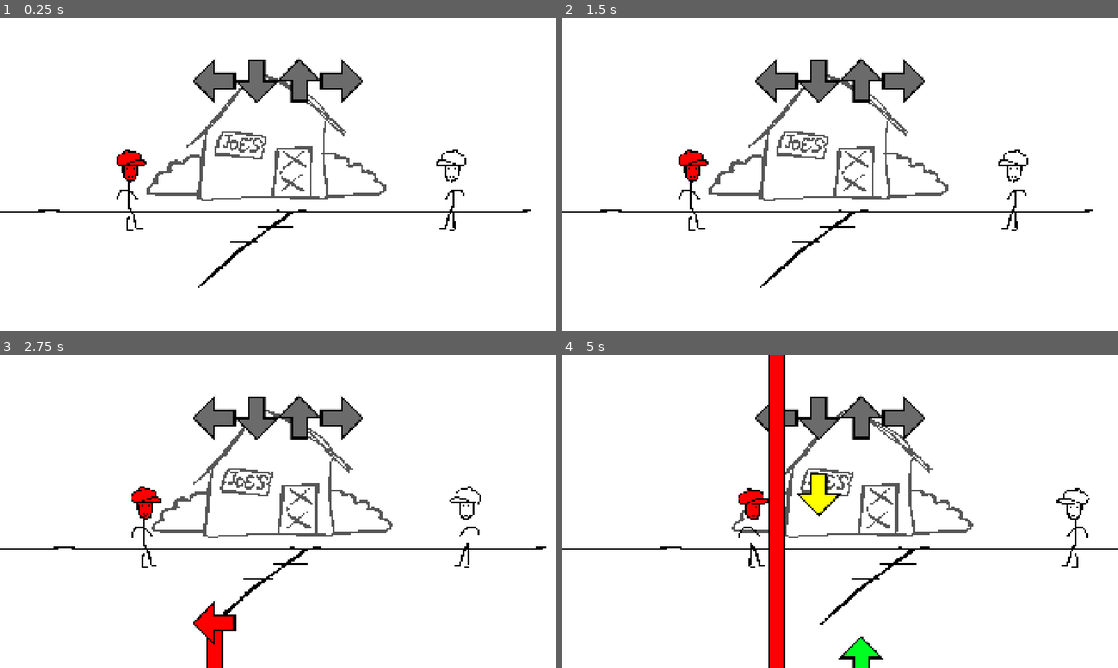
Above: before the commit, frames 1-4 (two rows, left to right).
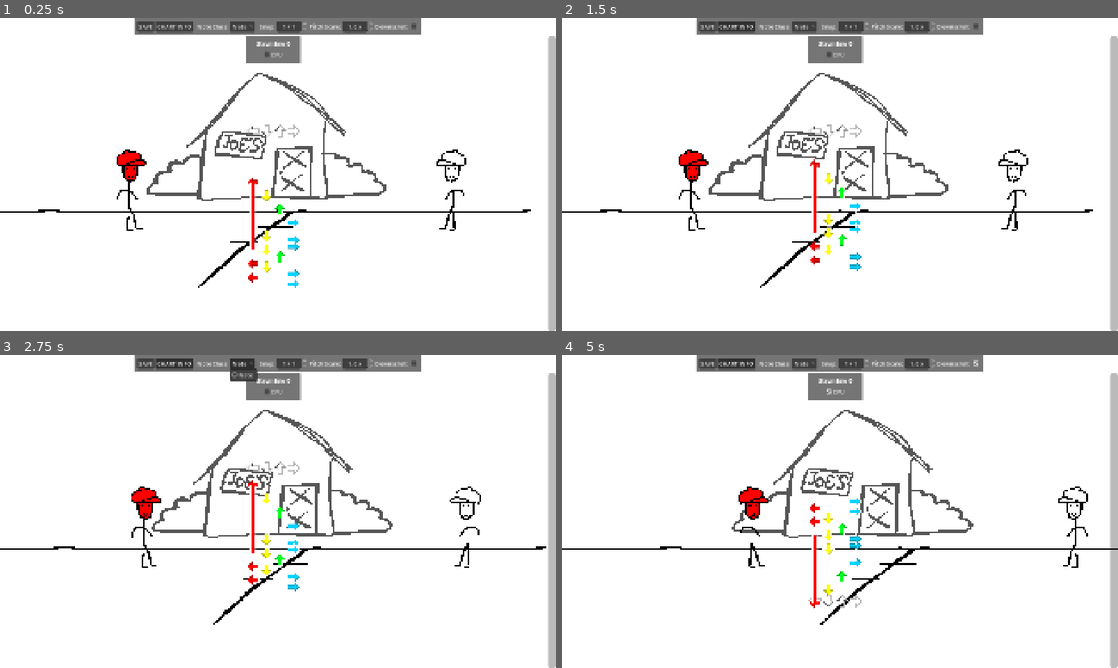
Above: after the commit, the same moments.

Repository: B3GD/b3gd
Game: Godot game, scene res://songs/test/song.tscn
Two runs of this game, one before a commit and one after it. Both use one fixed random seed, a clock stepped at 60 frames per second and the inputs below. The project has no main scene, so this scene is started directly. Sound files missing from this copy of the repository are replaced by a short silence.
Inputs (mouse positions are in pixels of both pictures, inside the frame that each line leads up to):
- Up to frame 1 (0.25 s): no input
- Up to frame 2 (1.5 s): click (706, 27) at 0.5 s, where only the run after the commit has a clickable "SAVE"; click (734, 27) at 1.25 s, where only the run after the commit has a clickable "CHART INFO"
- Up to frame 3 (2.75 s): click (244, 364) at 2 s, where only the run after the commit has a clickable "Note"
- Up to frame 4 (5 s): click (973, 364) at 2.77 s; click (834, 392) at 3.5 s, where only the run after the commit has a clickable "CPU"; hold Up (editor_time_up) from 4.28 s (still down)

The runs differ from the first frame. In frame 1, 7.6% of the frame differs, in the area x 24-100%, y 0-100%; in frame 2, 7.6%; in frame 3, 8.5%; in frame 4, 11%.

Commit message:
some bull

Diff:
--- a/b3gd/chart_editor/chart_scrubber.gd
+++ b/b3gd/chart_editor/chart_scrubber.gd
@@ -5,6 +5,8 @@
 func _input(event: InputEvent) -> void:
 	var step = 1
 	if event.is_action_pressed("editor_time_up"):
+		step *= -1
+	if %EditorDownscroll.button_pressed:
 		step *= -1
 	if event.is_action_pressed("editor_time_down") or event.is_action_pressed("editor_time_up"):
 		var beat = song_audio_player.song_progress_beats
--- a/b3gd/chart_player/chart_player.tscn
+++ b/b3gd/chart_player/chart_player.tscn
@@ -11,12 +11,20 @@
 [ext_resource type="Script" uid="uid://bctudmv5p4heo" path="res://b3gd/chart_player/note_renderers/gridrenderer/noteskingriddata.gd" id="8_rbo3x"]
 [ext_resource type="Script" uid="uid://m5sbxr0i4jp1" path="res://b3gd/chart_player/chart_data_editor.gd" id="10_darji"]
 [ext_resource type="Script" uid="uid://cn613y6nswe4m" path="res://b3gd/chart_editor/chart_scrubber.gd" id="10_wento"]
+[ext_resource type="Script" uid="uid://cj632xxpc60ub" path="res://b3gd/chart_player/note_renderers/control_renderer.gd" id="12_n4u7r"]
+[ext_resource type="Texture2D" uid="uid://bdkks2vfqiwwd" path="res://b3gd/chart_editor/notes.png" id="13_yao2k"]
 
 [sub_resource type="Resource" id="Resource_eb4vn"]
 script = ExtResource("8_rbo3x")
 metadata/_custom_type_script = "uid://bctudmv5p4heo"
 
 [sub_resource type="Environment" id="Environment_v3b1e"]
+
+[sub_resource type="FontVariation" id="FontVariation_darji"]
+variation_embolden = 0.75
+
+[sub_resource type="LabelSettings" id="LabelSettings_n4u7r"]
+font = SubResource("FontVariation_darji")
 
 [node name="ChartPlayer" type="Node" unique_id=192656738 groups=["ChartSource"]]
 script = ExtResource("1_5icij")
@@ -45,6 +53,7 @@
 [node name="StatusHandler" type="Node" parent="." unique_id=1058364644]
 
 [node name="UI" type="CanvasLayer" parent="." unique_id=2126257445]
+visible = false
 
 [node name="Strumlines" type="SubViewportContainer" parent="UI" unique_id=1338891566]
 anchors_preset = 15
@@ -59,7 +68,7 @@
 handle_input_locally = false
 anisotropic_filtering_level = 0
 size = Vector2i(1920, 1080)
-render_target_update_mode = 4
+render_target_update_mode = 0
 
 [node name="StrumlineRenderer" type="MeshInstance3D" parent="UI/Strumlines/SubViewport" unique_id=2002107423]
 transform = Transform3D(0.14999999, 0, 0, 0, 0.14999998, 0, 0, 0, 0.14999999, 0, 0.29894063, 0)
@@ -91,13 +100,165 @@
 [node name="SongScrubber" type="Node" parent="EditorTools" unique_id=53443620]
 script = ExtResource("10_wento")
 
-[node name="ChartUI" type="Control" parent="EditorTools" unique_id=1302634853]
-layout_mode = 3
+[node name="EditorUI" type="CanvasLayer" parent="EditorTools" unique_id=394825533]
+layer = 255
+
+[node name="VBoxContainer" type="VBoxContainer" parent="EditorTools/EditorUI" unique_id=1060376818]
 anchors_preset = 15
 anchor_right = 1.0
 anchor_bottom = 1.0
+offset_right = -384.00012
+offset_bottom = -216.00006
 grow_horizontal = 2
 grow_vertical = 2
+scale = Vector2(1.25, 1.25)
+focus_behavior_recursive = 1
+
+[node name="TopBar" type="PanelContainer" parent="EditorTools/EditorUI/VBoxContainer" unique_id=188356539]
+layout_mode = 2
+size_flags_horizontal = 4
+
+[node name="TopBarMargin" type="MarginContainer" parent="EditorTools/EditorUI/VBoxContainer/TopBar" unique_id=165015496]
+layout_mode = 2
+theme_override_constants/margin_left = 8
+theme_override_constants/margin_top = 8
+theme_override_constants/margin_right = 8
+theme_override_constants/margin_bottom = 8
+
+[node name="TopBarHBox" type="HBoxContainer" parent="EditorTools/EditorUI/VBoxContainer/TopBar/TopBarMargin" unique_id=1592651682]
+layout_mode = 2
+
+[node name="SaveButton" type="Button" parent="EditorTools/EditorUI/VBoxContainer/TopBar/TopBarMargin/TopBarHBox" unique_id=55421679]
+layout_mode = 2
+text = "SAVE"
+
+[node name="ChartInfoButton" type="Button" parent="EditorTools/EditorUI/VBoxContainer/TopBar/TopBarMargin/TopBarHBox" unique_id=1423952751]
+layout_mode = 2
+toggle_mode = true
+text = "CHART INFO"
+
+[node name="VSeparator" type="VSeparator" parent="EditorTools/EditorUI/VBoxContainer/TopBar/TopBarMargin/TopBarHBox" unique_id=268231637]
+layout_mode = 2
+
+[node name="NoteClassLabel" type="Label" parent="EditorTools/EditorUI/VBoxContainer/TopBar/TopBarMargin/TopBarHBox" unique_id=1176939312]
+layout_mode = 2
+text = "Note Class:"
+
+[node name="NoteTypeBox" type="OptionButton" parent="EditorTools/EditorUI/VBoxContainer/TopBar/TopBarMargin/TopBarHBox" unique_id=142868142]
+layout_mode = 2
+selected = 0
+item_count = 1
+popup/item_0/text = "Note"
+popup/item_0/id = 0
+
+[node name="SnapLabel" type="VSeparator" parent="EditorTools/EditorUI/VBoxContainer/TopBar/TopBarMargin/TopBarHBox" unique_id=1100823991]
+layout_mode = 2
+
+[node name="Snap" type="Label" parent="EditorTools/EditorUI/VBoxContainer/TopBar/TopBarMargin/TopBarHBox" unique_id=974579257]
+layout_mode = 2
+text = "Snap:"
+
+[node name="SnapBox" type="SpinBox" parent="EditorTools/EditorUI/VBoxContainer/TopBar/TopBarMargin/TopBarHBox" unique_id=1303999096]
+layout_mode = 2
+min_value = 1.0
+max_value = 129.0
+page = 1.0
+value = 1.0
+alignment = 1
+prefix = "1 /"
+
+[node name="PitchScaleLabel" type="Label" parent="EditorTools/EditorUI/VBoxContainer/TopBar/TopBarMargin/TopBarHBox" unique_id=1752501316]
+layout_mode = 2
+text = "Pitch Scale:"
+
+[node name="PitchScaleBox" type="SpinBox" parent="EditorTools/EditorUI/VBoxContainer/TopBar/TopBarMargin/TopBarHBox" unique_id=916350522]
+layout_mode = 2
+min_value = 0.1
+max_value = 4.0
+step = 0.1
+page = 1.0
+value = 1.0
+alignment = 1
+suffix = "x"
+
+[node name="DownscrollLabel" type="Label" parent="EditorTools/EditorUI/VBoxContainer/TopBar/TopBarMargin/TopBarHBox" unique_id=1309808987]
+layout_mode = 2
+text = "Downscroll:"
+
+[node name="EditorDownscroll" type="CheckBox" parent="EditorTools/EditorUI/VBoxContainer/TopBar/TopBarMargin/TopBarHBox" unique_id=1138232562]
+unique_name_in_owner = true
+layout_mode = 2
+
+[node name="HBoxContainer" type="HBoxContainer" parent="EditorTools/EditorUI/VBoxContainer" unique_id=17901632]
+layout_mode = 2
+size_flags_vertical = 3
+
+[node name="ScrollContainer" type="ScrollContainer" parent="EditorTools/EditorUI/VBoxContainer/HBoxContainer" unique_id=1866255571]
+layout_mode = 2
+size_flags_horizontal = 3
+size_flags_vertical = 3
+vertical_scroll_mode = 0
+scroll_hint_mode = 1
+
+[node name="SplitContainer" type="SplitContainer" parent="EditorTools/EditorUI/VBoxContainer/HBoxContainer/ScrollContainer" unique_id=1896881357]
+layout_mode = 2
+size_flags_horizontal = 3
+size_flags_vertical = 3
+split_offsets = PackedInt32Array(0, 0)
+drag_area_highlight_in_editor = true
+
+[node name="Control2" type="Control" parent="EditorTools/EditorUI/VBoxContainer/HBoxContainer/ScrollContainer/SplitContainer" unique_id=1965979913]
+layout_mode = 2
+size_flags_horizontal = 3
+
+[node name="Strumline" type="VBoxContainer" parent="EditorTools/EditorUI/VBoxContainer/HBoxContainer/ScrollContainer/SplitContainer" unique_id=431039475]
+layout_mode = 2
+
+[node name="InfoPanel" type="PanelContainer" parent="EditorTools/EditorUI/VBoxContainer/HBoxContainer/ScrollContainer/SplitContainer/Strumline" unique_id=284937725]
+layout_mode = 2
+
+[node name="InfoMargin" type="MarginContainer" parent="EditorTools/EditorUI/VBoxContainer/HBoxContainer/ScrollContainer/SplitContainer/Strumline/InfoPanel" unique_id=1179340067]
+layout_mode = 2
+theme_override_constants/margin_left = 8
+theme_override_constants/margin_top = 8
+theme_override_constants/margin_right = 8
+theme_override_constants/margin_bottom = 8
+
+[node name="InfoVBox" type="VBoxContainer" parent="EditorTools/EditorUI/VBoxContainer/HBoxContainer/ScrollContainer/SplitContainer/Strumline/InfoPanel/InfoMargin" unique_id=358730950]
+layout_mode = 2
+alignment = 1
+
+[node name="StrumlineLabel" type="Label" parent="EditorTools/EditorUI/VBoxContainer/HBoxContainer/ScrollContainer/SplitContainer/Strumline/InfoPanel/InfoMargin/InfoVBox" unique_id=905893206]
+layout_mode = 2
+size_flags_horizontal = 4
+text = "Strumline 0"
+label_settings = SubResource("LabelSettings_n4u7r")
+horizontal_alignment = 1
+
+[node name="CPUCheckBox" type="CheckBox" parent="EditorTools/EditorUI/VBoxContainer/HBoxContainer/ScrollContainer/SplitContainer/Strumline/InfoPanel/InfoMargin/InfoVBox" unique_id=706653509]
+layout_mode = 2
+size_flags_horizontal = 4
+text = "CPU"
+alignment = 1
+
+[node name="StrumlineRenderer" type="Control" parent="EditorTools/EditorUI/VBoxContainer/HBoxContainer/ScrollContainer/SplitContainer/Strumline" unique_id=1905340484]
+clip_contents = true
+custom_minimum_size = Vector2(150, 0)
+layout_mode = 2
+size_flags_vertical = 3
+script = ExtResource("12_n4u7r")
+notes_texture = ExtResource("13_yao2k")
+
+[node name="Control" type="Control" parent="EditorTools/EditorUI/VBoxContainer/HBoxContainer/ScrollContainer/SplitContainer" unique_id=509375042]
+layout_mode = 2
+size_flags_horizontal = 3
+
+[node name="ProgressBar" type="ProgressBar" parent="EditorTools/EditorUI/VBoxContainer/HBoxContainer" unique_id=1461287667]
+custom_minimum_size = Vector2(20, 0)
+layout_mode = 2
+size_flags_vertical = 1
+fill_mode = 2
+show_percentage = false
 
 [connection signal="pre_init_events" from="EventPlayer" to="SongAudioPlayer" method="on_event_pre_init"]
 [connection signal="finished" from="SongAudioPlayer" to="SongAudioPlayer" method="on_finished"]
--- /dev/null
+++ b/b3gd/chart_player/note_renderers/control_renderer.gd
@@ -0,0 +1,47 @@
+extends Control
+
+@export var notes_texture: Texture2D
+@export var strum_line_idx: int = 1
+@export var scroll_zoom: float = 1
+
+@onready var song_audio_player := get_tree().get_first_node_in_group("SongAudioPlayer")
+@onready var note_manager := get_tree().get_first_node_in_group("NoteManager")
+@onready var chart_source := get_tree().get_first_node_in_group("ChartSource")
+
+func _process(delta: float) -> void:
+	queue_redraw()
+
+func _draw() -> void:
+	var fill_scale = size.x / 256
+	draw_set_transform(
+		Vector2(0, size.y * (0.25 + (float(%EditorDownscroll.button_pressed) * 0.5))),
+		0.0,
+		Vector2(fill_scale, fill_scale)
+	)
+	draw_receptors()
+
+func draw_receptors():
+	var current_time = song_audio_player.song_progress_seconds
+	var scroll_mult = 1.0
+	if %EditorDownscroll.button_pressed:
+		scroll_mult *= -1.0
+
+	for receptor_id in range(note_manager.strum_lines[strum_line_idx].receptors.size()):
+		draw_note(Vector2(receptor_id, -0.5), Vector2i(receptor_id, 0))
+		for note in note_manager.strum_lines[strum_line_idx].receptors[receptor_id].notes:
+			var note_y = (note.time - current_time) * scroll_mult
+			draw_note(Vector2(receptor_id, note_y - 0.5), Vector2i(receptor_id, 1))
+			if is_zero_approx(note.length):
+				continue
+			var note_length = note.length * scroll_mult
+			if note_length > 0:
+				draw_note(Vector2(receptor_id, note_y), Vector2i(receptor_id, 2), note_length)
+			else:
+				draw_note(Vector2(receptor_id, note_y + note_length), Vector2i(receptor_id, 2), abs(note_length))
+
+func draw_note(pos: Vector2, idx: Vector2i, height: float = 1.0):
+	draw_texture_rect_region(
+		notes_texture,
+		Rect2(pos.x * 64, pos.y * 64, 64, height * 64),
+		Rect2(idx.x * 64, idx.y * 64, 64, 64),
+	)
--- a/b3gd/chart_player/song_audio_player.gd
+++ b/b3gd/chart_player/song_audio_player.gd
@@ -107,6 +107,9 @@
 		return
 	paused = false
 	song_progress_seconds = paused_position
+	if paused_position >= 0:
+		play(song_progress_seconds)
+		force_sync = true
 
 func track_seek(new_position, paused_scrub_time:float = 0):
 	paused_position = new_position
Binary file added: b3gd/chart_editor/notes.png
Not shown, added: b3gd/chart_editor/notes.png.import
Not shown, added: b3gd/chart_player/note_renderers/control_renderer.gd.uid
